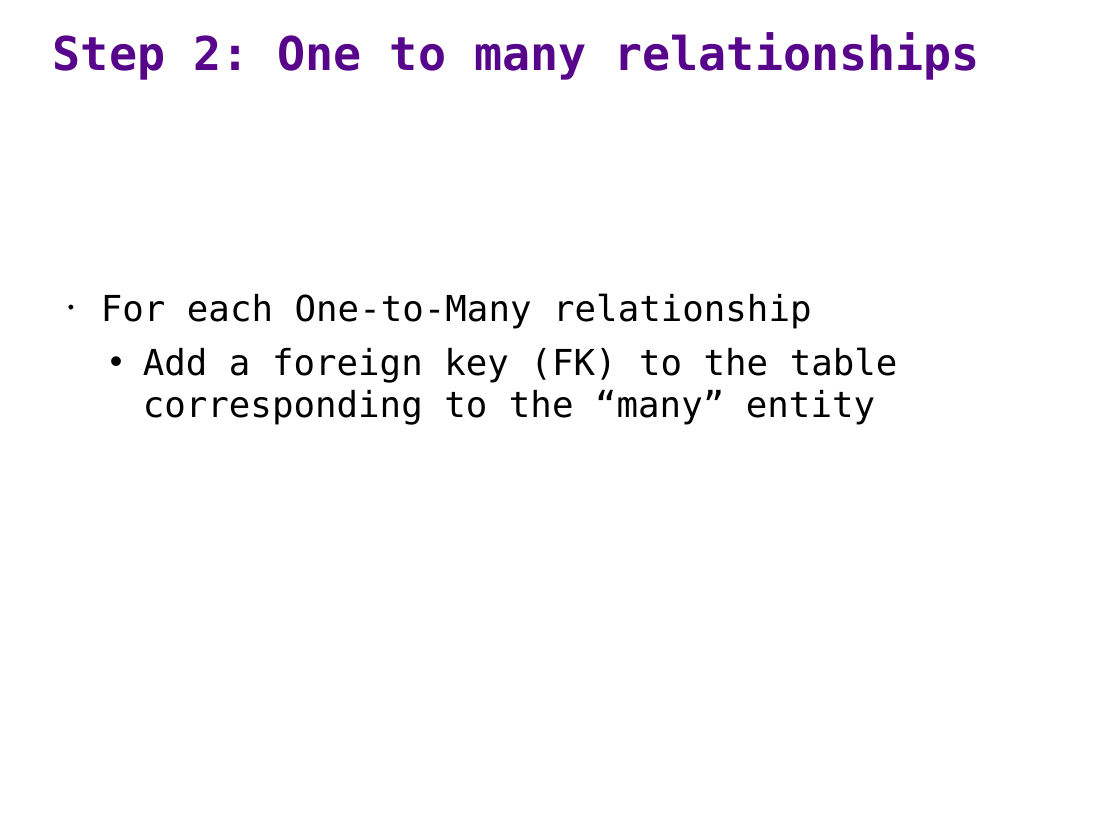
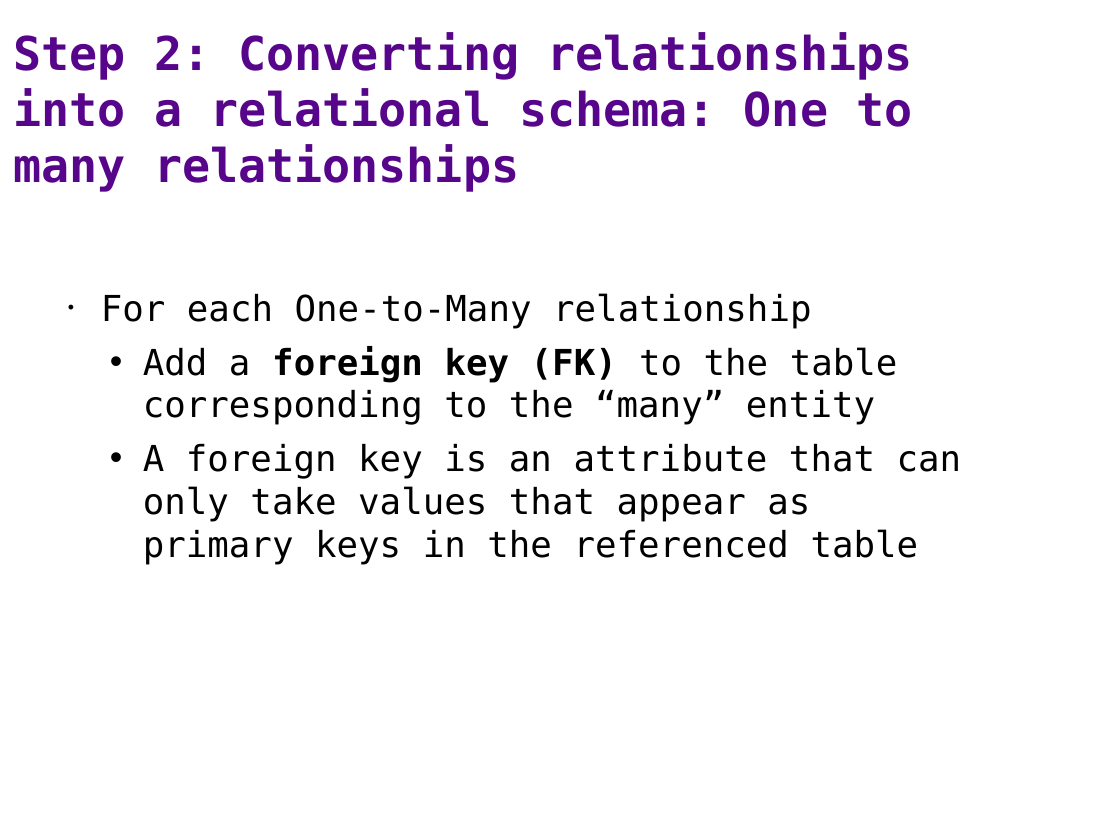
Before and after one commit to ipeirotis/introduction-to-databases, a slide deck: slide 6 of session1/A2a-From_ER_Diagram_to_Relational_Schema.pptx. Drawn at 1120x840 pixels with LibreOffice and Linux fonts; fonts in the diff are those of the drawing. Boxes give left, top, right and bottom in pixels: in the first picture for what was removed or moved away, otherwise in the second. Text is boxed around its words. In the diff, an @@ line names an element or a change of style, - is before the commit and + after.

```diff
--- a/session1/A2a-From_ER_Diagram_to_Relational_Schema.pptx
+++ b/session1/A2a-From_ER_Diagram_to_Relational_Schema.pptx
@@ text at (14, 32, 912, 192): text changed @@
-Step 2: One to many relationships
+Step 2: Converting relationships into a relational schema: One to many relationships
@@ text at (143, 346, 898, 425): bold on in "foreign key (FK)" @@
@@ text at (143, 443, 962, 565): paragraph added @@
+  • A foreign key is an attribute that can only take values that appear as primary keys in the referenced table
```
Also in this commit, not shown: 5 other slides changed, 3 slides added.
